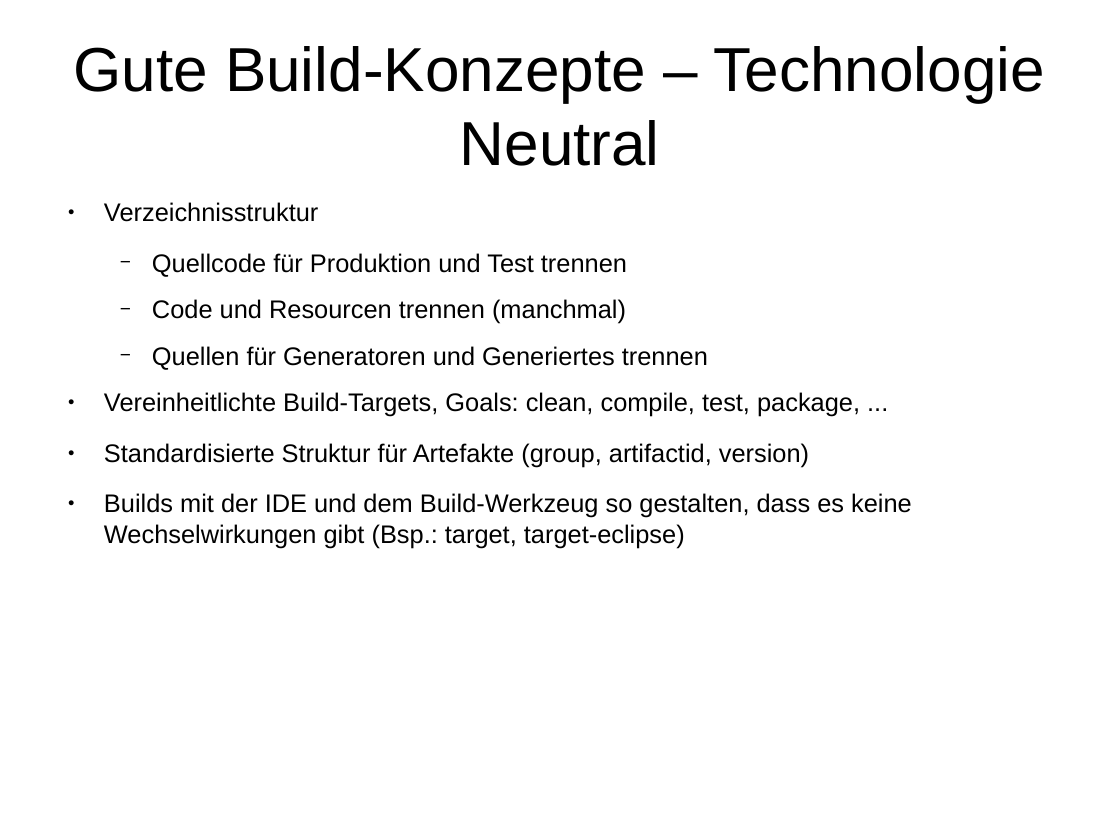
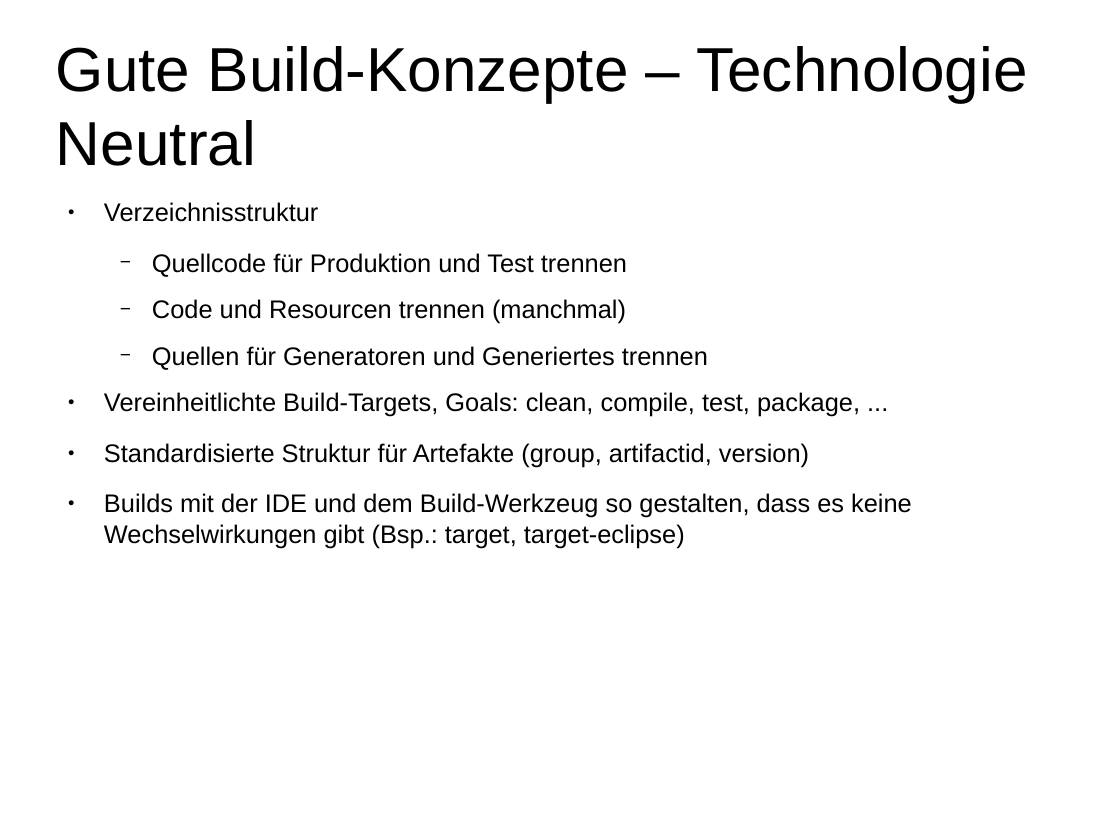
Before and after one commit to herrwieger/experttrainingbuildsystems, a slide deck: slide 11 of praesentationen/maven2.odp (slide 8 before the commit). Drawn at 1120x840 pixels with LibreOffice and Linux fonts; fonts in the diff are those of the drawing. Boxes give left, top, right and bottom in pixels: in the first picture for what was removed or moved away, otherwise in the second. Text is boxed around its words. In the diff, an @@ line names an element or a change of style, - is before the commit and + after.

```diff
--- a/praesentationen/maven2.odp
+++ b/praesentationen/maven2.odp
@@ title "Gute Build-Konzepte – Technologie Neutral" at box(56, 46, 1027, 166): alignment centre to left @@
```
Also in this commit, not shown: 6 other slides changed, 3 slides added.
